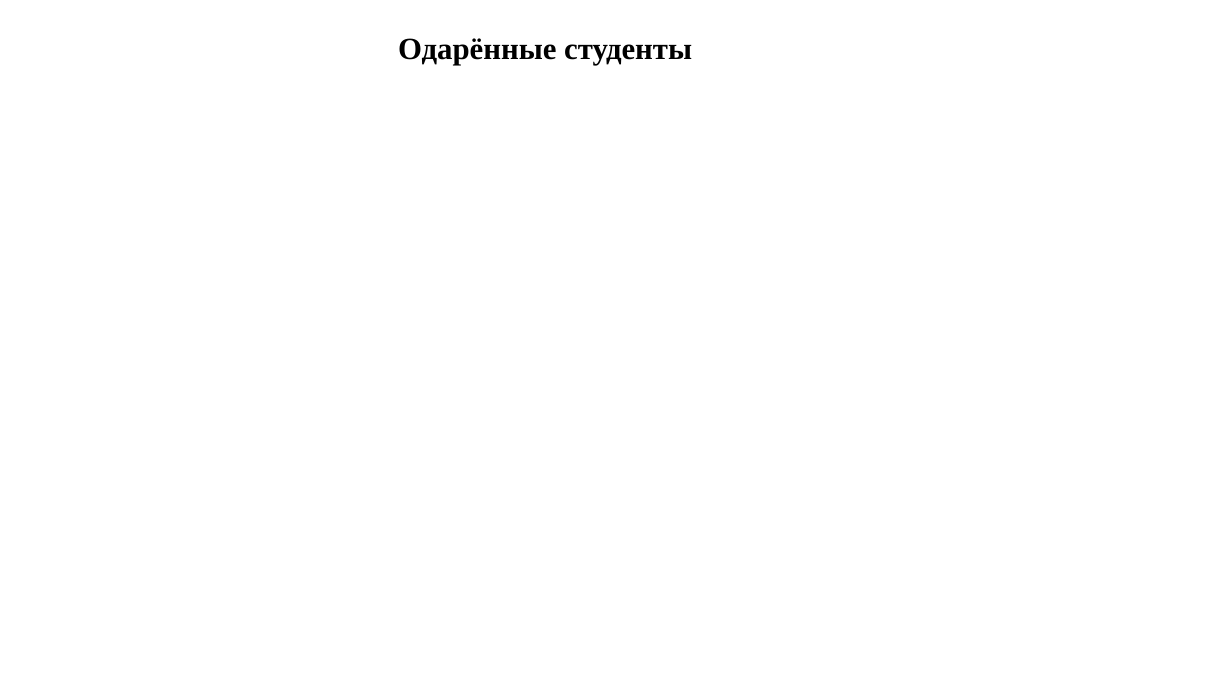
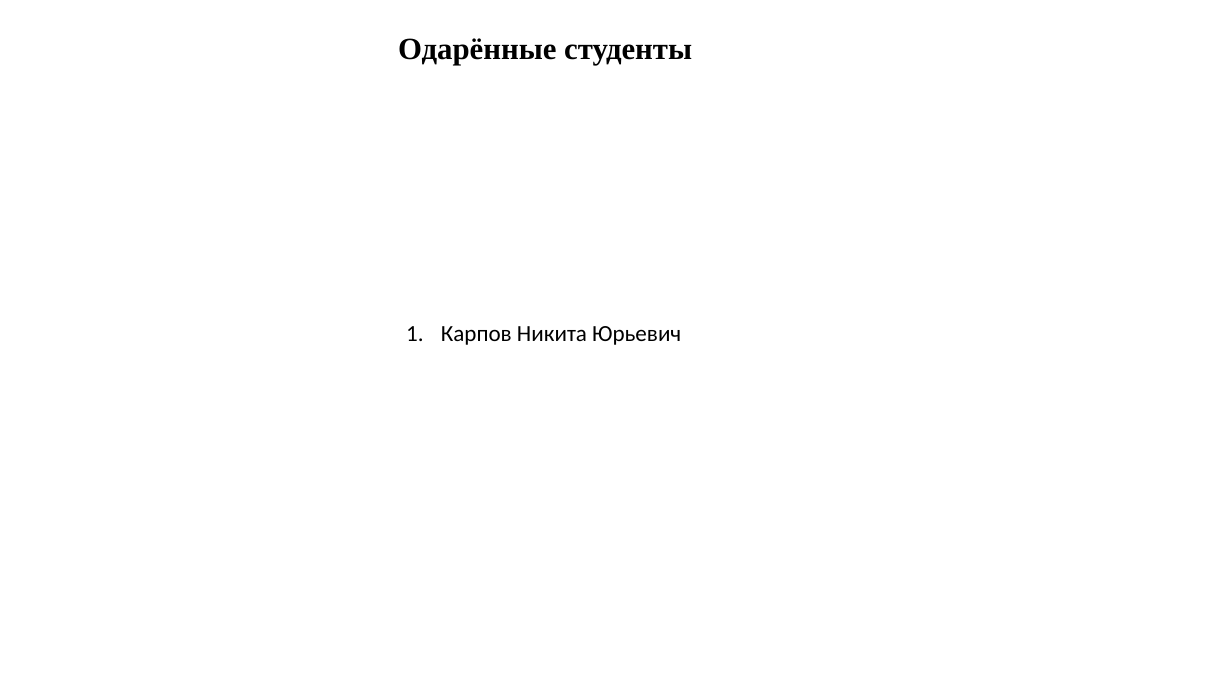
Before and after one commit to IvanSibirevV2/KipFin_Lab_2023-24_Git0, a slide deck: slide 9 of ПишемПрезентацию/Педсовет_v1.pptx. Drawn at 1232x693 pixels with LibreOffice and Linux fonts; fonts in the diff are those of the drawing; background and template pictures are left out. Boxes give left, top, right and bottom in pixels: in the first picture for what was removed or moved away, otherwise in the second. Text is boxed around its words. In the diff, an @@ line names an element or a change of style, - is before the commit and + after.

```diff
--- a/ПишемПрезентацию/Педсовет_v1.pptx
+++ b/ПишемПрезентацию/Педсовет_v1.pptx
@@ text added at [441,326,681,345], 18 pt, text #000000 @@
+1. Карпов Никита Юрьевич
```
Also in this commit, not shown: 5 other slides changed, 2 slides added, 2 slides removed, 2 other files.
